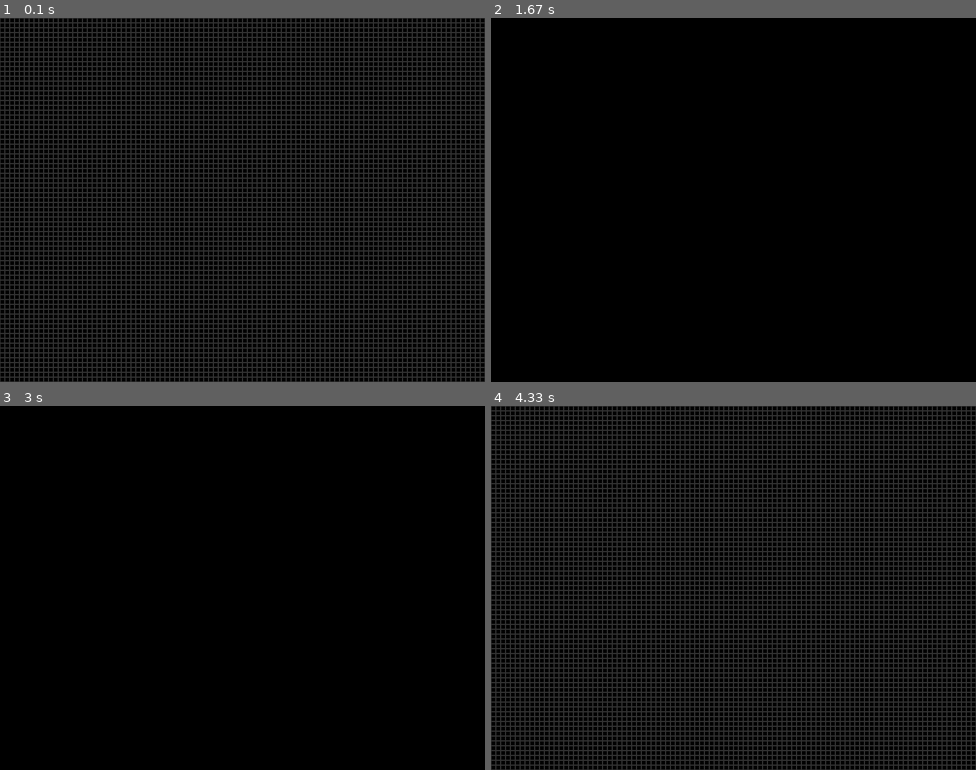
Above: before the commit, frames 1-4 (two rows, left to right).
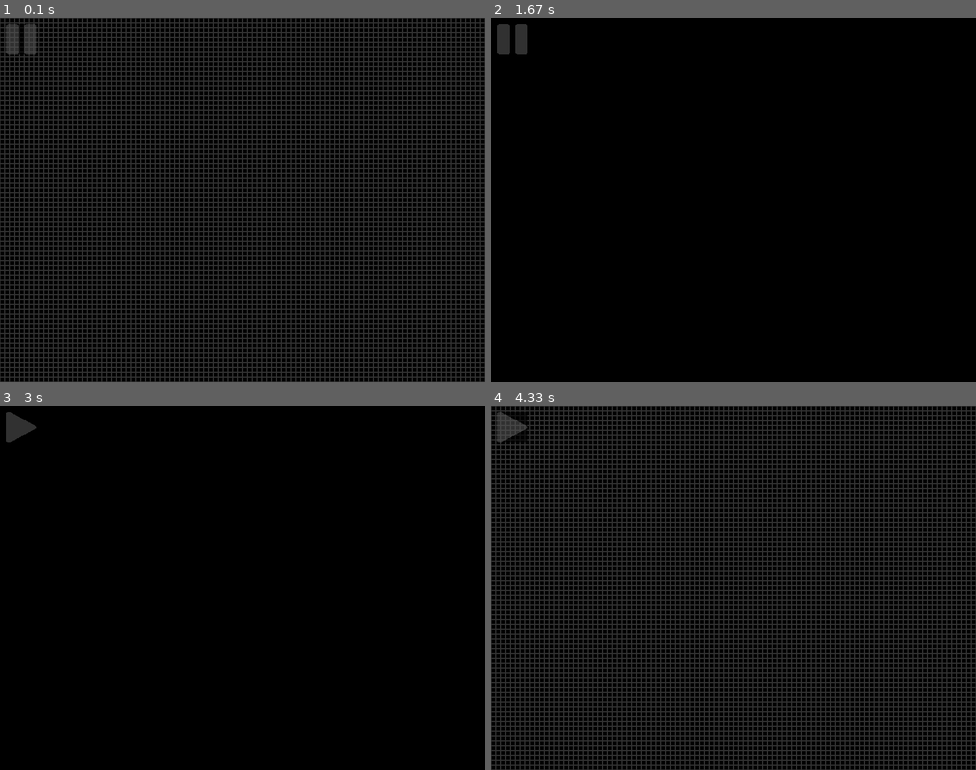
Above: after the commit, the same moments.

Repository: nicovgross/game-of-life
Game: pygame game, started from game-of-life.py
Two runs of this game, one before a commit and one after it. Both use one fixed random seed, a clock stepped at 60 frames per second and the inputs below.
Inputs (mouse positions are in pixels of both pictures, inside the frame that each line leads up to):
- Up to frame 1 (0.1 s): no input
- Up to frame 2 (1.67 s): tap Space at 0.33, 1.07 s; tap G at 0.67 s; click (912, 327) at 1.6 s
- Up to frame 3 (3 s): tap Space at 1.87 s
- Up to frame 4 (4.33 s): tap G at 3.77 s

The runs differ from the first frame. In frame 1, 0.3% of the frame differs, in the area x 1-8%, y 1-10%; in frame 2, 0.4%; in frame 3, 0.3%; in frame 4, 0.3%.

Commit message:
Add pause and unpause icons

Diff:
--- a/animation.py
+++ /dev/null
@@ -1,67 +0,0 @@
-import numpy as np
-import matplotlib.pyplot as plt
-from matplotlib.animation import FuncAnimation
-
-# Inicializa o tabuleiro
-def initialize_board(n):
-    board = np.zeros([n, n])
-    return board
-
-# Verifica os vizinhos
-def check_neighbors(board, cell):
-    live_neighbors = 0
-    i, j = cell
-    neighbors = [(-1, -1), (-1, 0), (-1, 1), (0, 1),
-                 (1, 1), (1, 0), (1, -1), (0, -1)]
-    for dx, dy in neighbors:
-        x, y = i + dx, j + dy
-        if 0 <= x < board.shape[0] and 0 <= y < board.shape[1] and board[x, y] == 1:
-            live_neighbors += 1
-    return live_neighbors
-
-# Atualiza o tabuleiro
-def update_board(prev_board):
-    n = prev_board.shape[0]
-    new_board = initialize_board(n)
-    for i in range(n):
-        for j in range(n):
-            live_neighbors = check_neighbors(prev_board, (i, j))
-            if prev_board[i, j] == 1 and live_neighbors in [2, 3]:
-                new_board[i, j] = 1
-            elif prev_board[i, j] == 0 and live_neighbors == 3:
-                new_board[i, j] = 1
-    return new_board
-
-# Função principal para animação
-def animate_game(initial_board, iterations=50, interval=500):
-    board = initial_board
-
-    # Configura a figura do Matplotlib
-    fig, ax = plt.subplots()
-    img = ax.imshow(board, cmap='binary', interpolation='nearest')
-
-    def update(frame):
-        nonlocal board
-        board = update_board(board)
-        img.set_data(board)
-        return [img]
-
-    # Configura a animação
-    ani = FuncAnimation(
-        fig, update, frames=iterations, interval=interval, blit=True
-    )
-
-    plt.show()
-
-# Tabuleiro inicial
-board = np.array([[0, 0, 0, 0, 0, 0, 0, 0],
-                  [0, 0, 0, 0, 0, 0, 0, 0],
-                  [0, 0, 0, 0, 0, 0, 0, 0],
-                  [0, 0, 0, 1, 0, 0, 0, 0],
-                  [0, 0, 0, 1, 0, 0, 0, 0],
-                  [0, 0, 0, 1, 0, 0, 0, 0],
-                  [0, 0, 0, 0, 0, 0, 0, 0],
-                  [0, 0, 0, 0, 0, 0, 0, 0]])
-
-# Chama a animação
-animate_game(board, iterations=100, interval=300)
--- a/game-of-life.py
+++ b/game-of-life.py
@@ -133,13 +133,23 @@
     #dictionary that handles mouse dragging
     state = {"dragging": False, "initial_position": None}
 
+    pause_icon = pygame.image.load("img\Pause_icon.png")
+    unpause_icon = pygame.image.load("img\\Unpause_icon.png")
+    pause_icon_scaled = pygame.transform.scale(pause_icon, (50, 50))
+    unpause_icon_scaled = pygame.transform.scale(unpause_icon, (50, 50))
+    pause_icon_scaled.set_alpha(150)
+    unpause_icon_scaled.set_alpha(150)
+
     while True:
         board, running, CELL_SIZE, offset, grid, FPS = handle_events(board, running, CELL_SIZE, offset, state, grid, FPS)
 
+        draw_grid(board, screen, CELL_SIZE, offset, grid)
+
         if running:
             board = update_board(board)
-
-        draw_grid(board, screen, CELL_SIZE, offset, grid)
+            screen.blit(unpause_icon_scaled, (10, 10))
+        else:
+            screen.blit(pause_icon_scaled, (10, 10))
 
         pygame.display.flip()
         clock.tick(FPS)
--- a/pygame-example.py
+++ /dev/null
@@ -1,43 +0,0 @@
-# Example file showing a circle moving on screen
-import pygame
-
-# pygame setup
-pygame.init()
-screen = pygame.display.set_mode((960, 400))
-clock = pygame.time.Clock()
-running = True
-dt = 0
-
-player_pos = pygame.Vector2(screen.get_width() / 2, screen.get_height() / 2)
-
-while running:
-    # poll for events
-    # pygame.QUIT event means the user clicked X to close your window
-    for event in pygame.event.get():
-        if event.type == pygame.QUIT:
-            running = False
-
-    # fill the screen with a color to wipe away anything from last frame
-    screen.fill("purple")
-
-    pygame.draw.circle(screen, "red", player_pos, 40)
-
-    keys = pygame.key.get_pressed()
-    if keys[pygame.K_w]:
-        player_pos.y -= 300 * dt
-    if keys[pygame.K_s]:
-        player_pos.y += 300 * dt
-    if keys[pygame.K_a]:
-        player_pos.x -= 300 * dt
-    if keys[pygame.K_d]:
-        player_pos.x += 300 * dt
-
-    # flip() the display to put your work on screen
-    pygame.display.flip()
-
-    # limits FPS to 60
-    # dt is delta time in seconds since last frame, used for framerate-
-    # independent physics.
-    dt = clock.tick(60) / 1000
-
-pygame.quit()
Binary file added: img/Pause_icon.png
Binary file added: img/Unpause_icon.png
